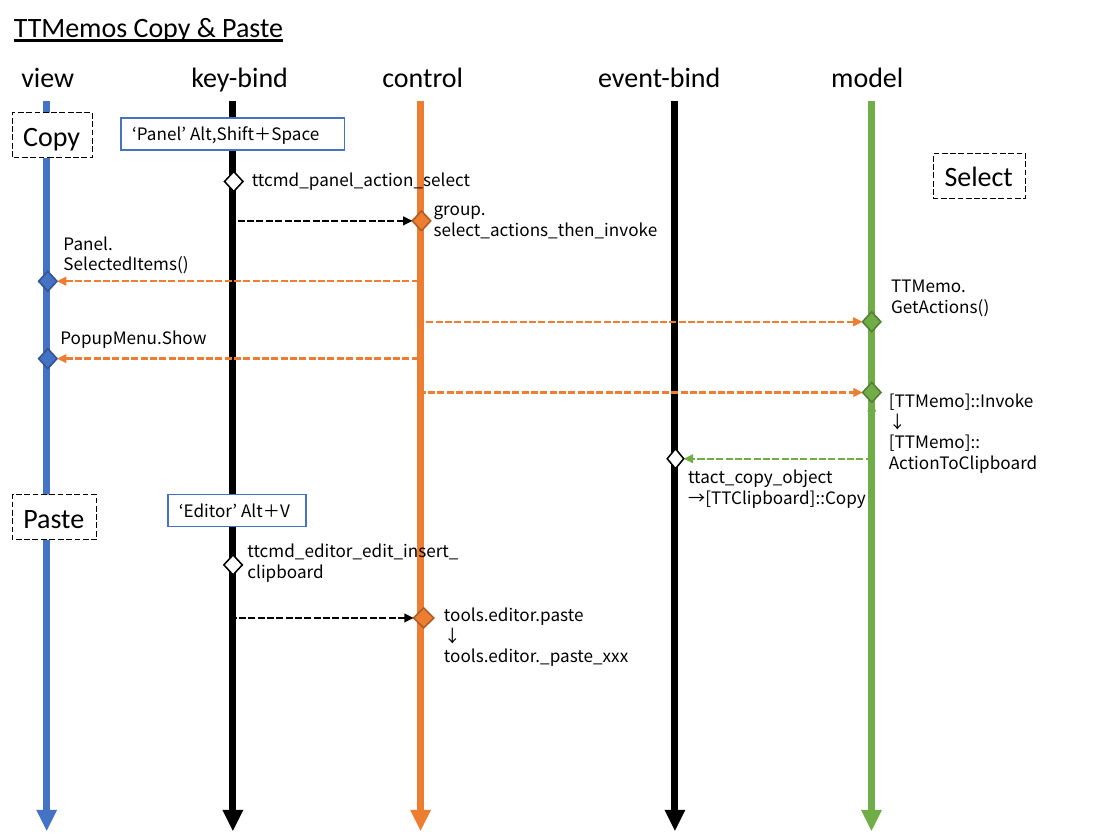
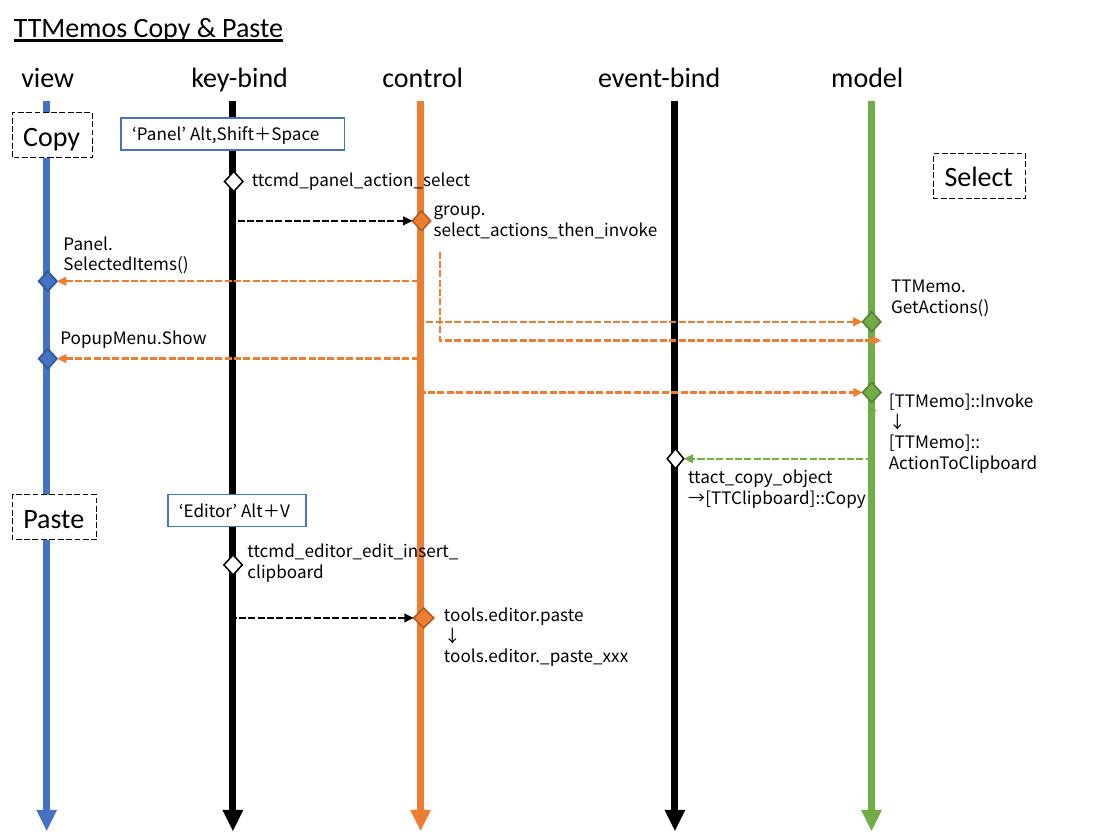
Before and after one commit to gogowooky/ThinktankPS, a slide deck: slide 3 of thinktank.pptx. Drawn at 1120x840 pixels with LibreOffice and Linux fonts; fonts in the diff are those of the drawing. Boxes give left, top, right and bottom in pixels: in the first picture for what was removed or moved away, otherwise in the second. Text is boxed around its words. In the diff, an @@ line names an element or a change of style, - is before the commit and + after.

```diff
--- a/thinktank.pptx
+++ b/thinktank.pptx
@@ elbow arrow added from (440, 250) to (881, 340), #ED7D31 1.5 pt dashed @@
```
Also in this commit, not shown: 2 other slides changed, 8 other files.
